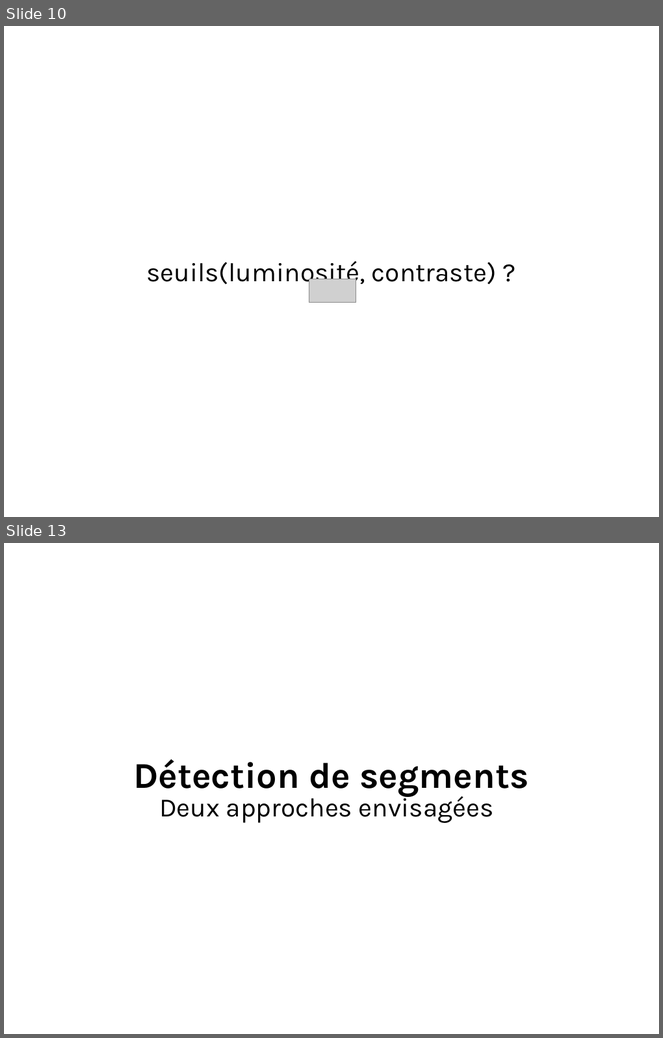
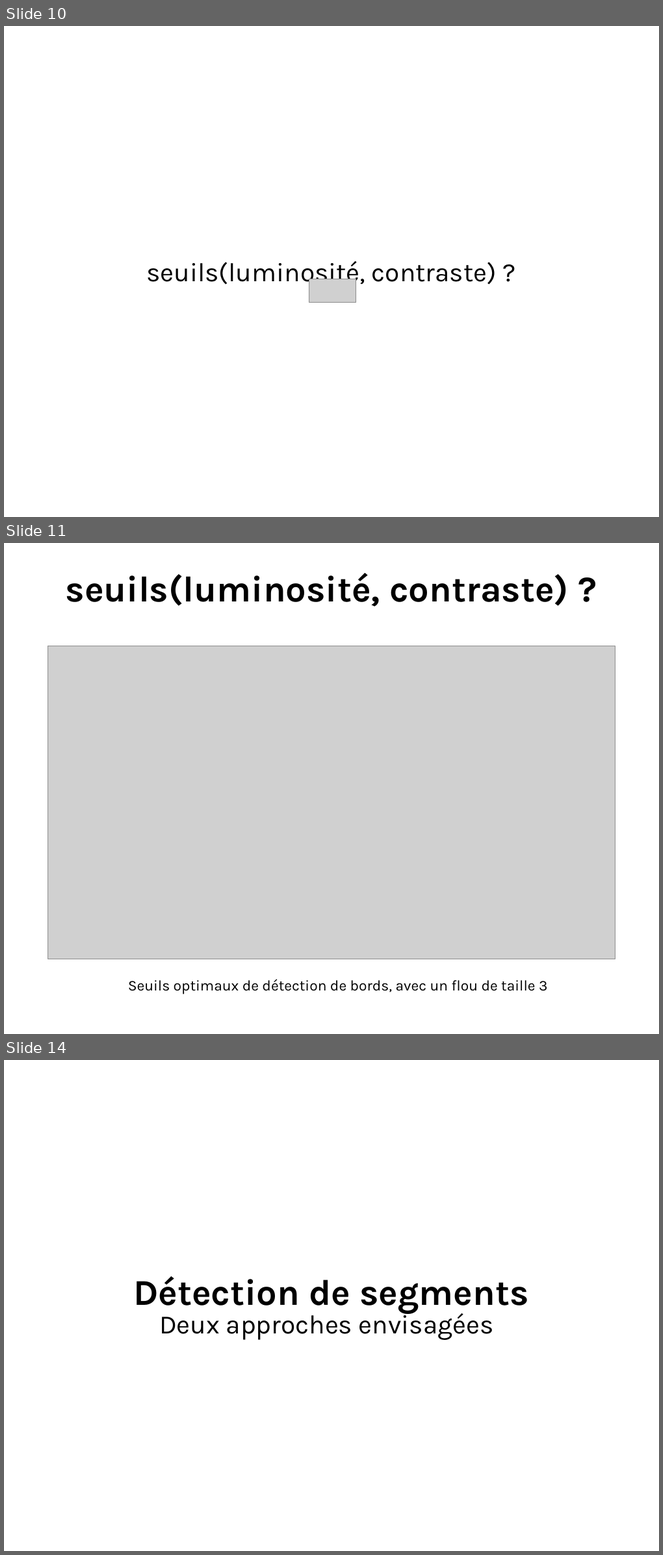
Before and after one commit to ewen-lbh/bone-fracture-detection, a slide deck: slides/mpsi/slides.odp. Shown one above the other, each under a label of ours: slides 10 and 13 before the commit, slides 10, 11 and 14 after it; the slides between them are not shown. The pictures are 663x1038 and 663x1555 pixels, drawn with LibreOffice and Linux fonts; fonts in the diff are those of the drawing; grey boxes stand for pictures. Boxes give left, top, right and bottom in pixels: in the first picture for what was removed or moved away, otherwise in the second. Text is boxed around its words. In the diff, an @@ line names an element or a change of style, - is before the commit and + after.

```diff
--- a/slides/mpsi/slides.odp
+++ b/slides/mpsi/slides.odp
@@ slide 11 added at [4,543,659,1034], background #FFFFFF @@
@@ title added at [66,573,569,607], 44 pt, text #000000, bold @@
+seuils(luminosité, contraste) ?
@@ picture added at [48,646,616,960] @@
@@ text added at [128,979,547,995], 18 pt, text #000000 @@
+Seuils optimaux de détection de bords, avec un flou de taille 3
@@ what was slide 13 is now slide 14 @@
```
Also in this commit, not shown: 1 other slide added, 1 slide removed, 1 other file.
